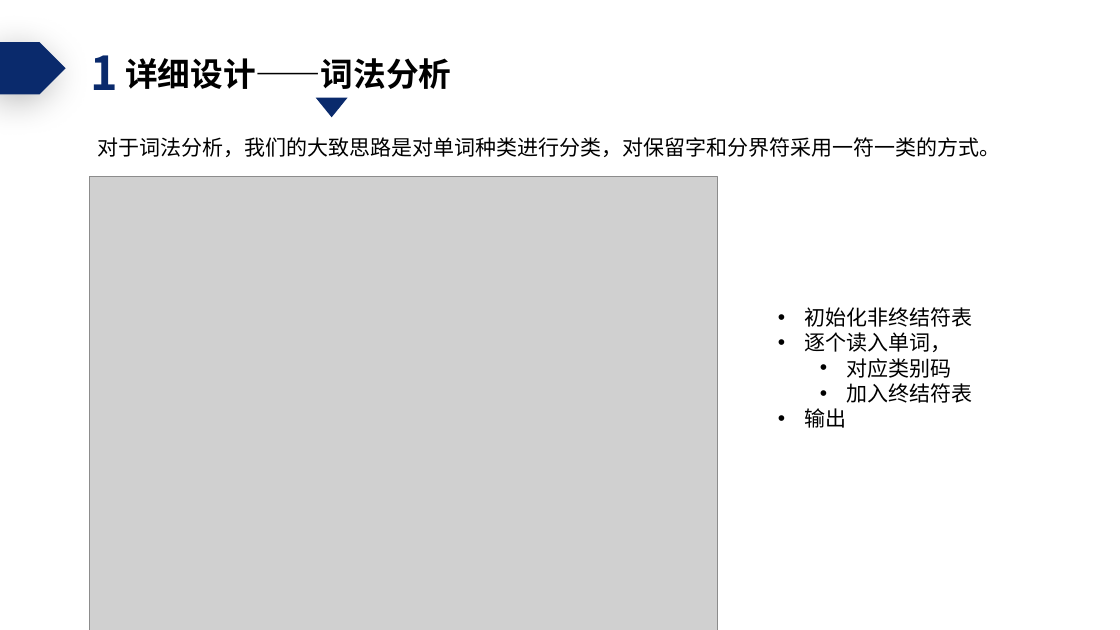
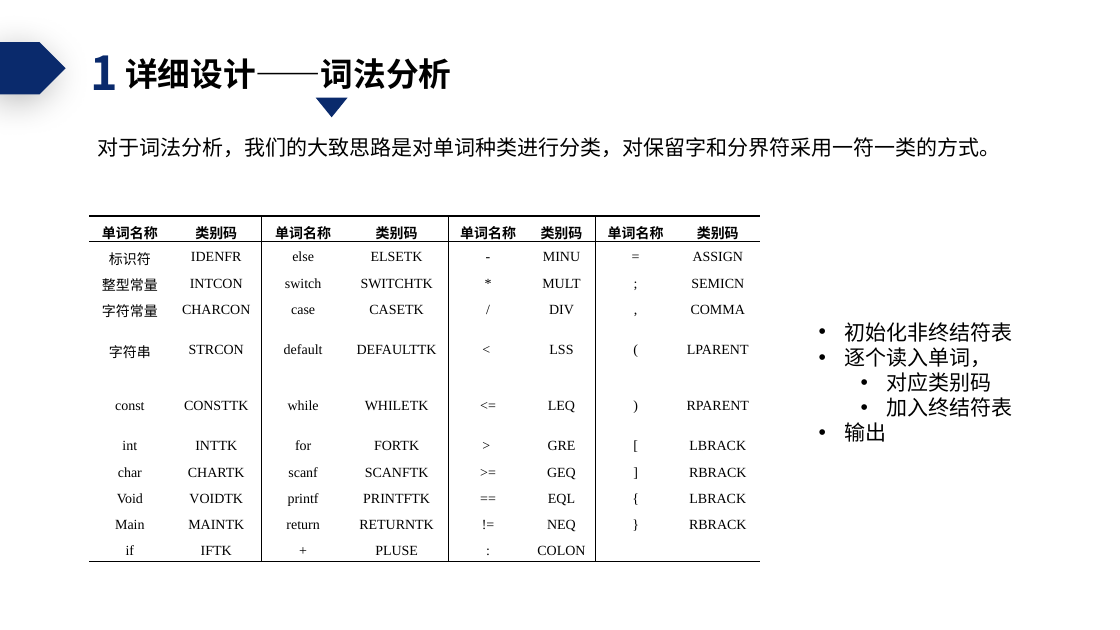
Before and after one commit to DaZhiPro/CMC_Compiler_by_UPC, a slide deck: slide 10 of 01答辩.pptx. Drawn at 1120x630 pixels with LibreOffice and Linux fonts; fonts in the diff are those of the drawing; grey boxes stand for pictures. Boxes give left, top, right and bottom in pixels: in the first picture for what was removed or moved away, otherwise in the second. Text is boxed around its words. In the diff, an @@ line names an element or a change of style, - is before the commit and + after.

```diff
--- a/01答辩.pptx
+++ b/01答辩.pptx
@@ picture removed at box(89, 176, 717, 630) @@
@@ table added at box(89, 216, 760, 562), 11 rows, 8 columns @@
+单词名称 | 类别码 | 单词名称 | 类别码 | 单词名称 | 类别码 | 单词名称 | 类别码
+标识符 | IDENFR | else | ELSETK | - | MINU | = | ASSIGN
+整型常量 | INTCON | switch | SWITCHTK | * | MULT | ; | SEMICN
+字符常量 | CHARCON | case | CASETK | / | DIV | , | COMMA
+字符串 | STRCON | default | DEFAULTTK | < | LSS | ( | LPARENT
+const | CONSTTK | while | WHILETK | <= | LEQ | ) | RPARENT
+int | INTTK | for | FORTK | > | GRE | [ | LBRACK
+char | CHARTK | scanf | SCANFTK | >= | GEQ | ] | RBRACK
+Void | VOIDTK | printf | PRINTFTK | == | EQL | { | LBRACK
+Main | MAINTK | return | RETURNTK | != | NEQ | } | RBRACK
+if | IFTK | + | PLUSE | : | COLON |  | 
@@ text "初始化非终结符表": place and size @@
-text "初始化非终结符表" at box(804, 307, 972, 428)
+text "初始化非终结符表" at box(845, 322, 1013, 442)
```
Also in this commit, not shown: 2 other slides changed, 28 other files.
